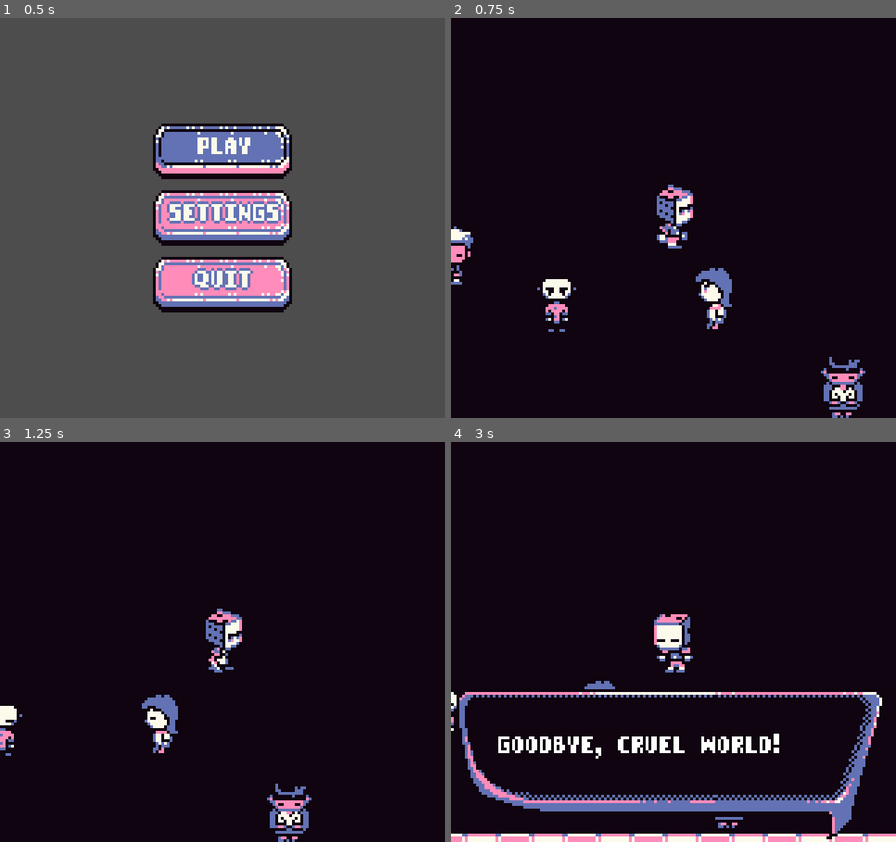
Above: before the commit, frames 1-4 (two rows, left to right).
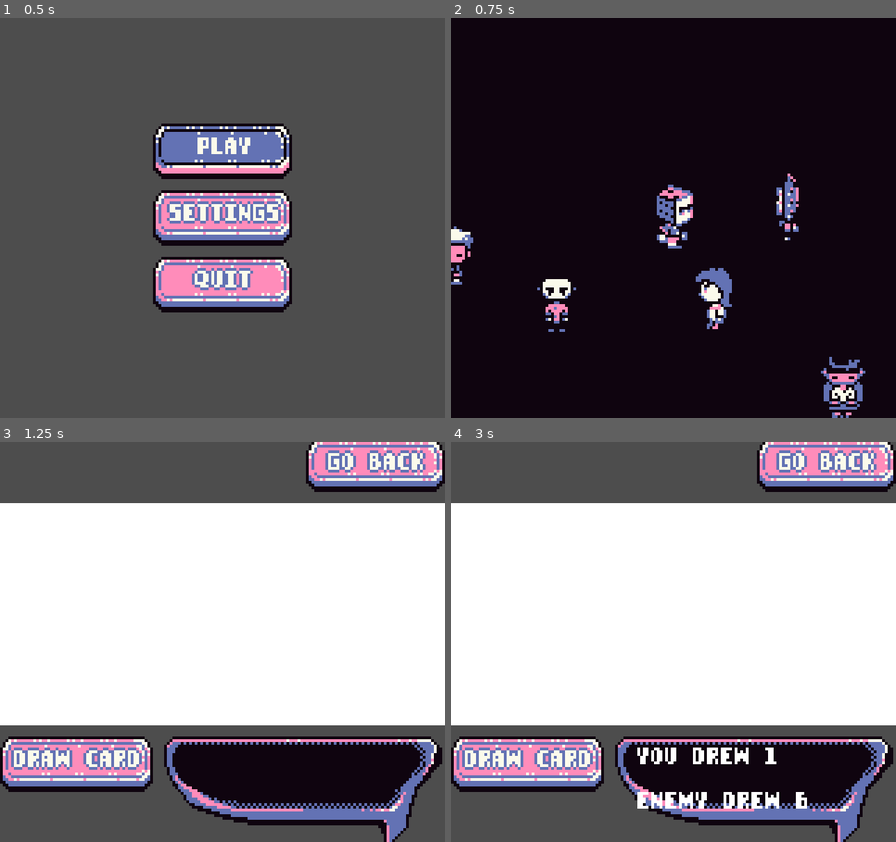
Above: after the commit, the same moments.

Repository: 0xspiderr/gbjam13_gamejam
Game: Godot game, scene res://ui/menus/main_menu.tscn
Two runs of this game, one before a commit and one after it. Both use one fixed random seed, a clock stepped at 60 frames per second and the inputs below.
Inputs:
- Up to frame 1 (0.5 s): no input
- Up to frame 2 (0.75 s): tap Enter at 0.5 s; hold D (right) from 0.53 s (still down); hold Space (interact) from 0.53 s (still down)
- Up to frame 3 (1.25 s): keep holding D (right); keep holding Space (interact)
- Up to frame 4 (3 s): release D (right) at 1.28 s; release Space (interact) at 1.28 s; hold S (down) 1.28-2.03 s; tap Space (interact) at 1.35, 2.85 s; hold D (right) 2.03-2.78 s; hold Space (interact) 2.03-2.78 s; hold W (up) from 2.78 s (still down)

Frame 1 is identical in both runs. In frame 2, 0.4% of the frame differs, in the area x 73-79%, y 38-56%; in frame 3, 89%; in frame 4, 91%, in the area x 0-100%, y 0-100%.

Commit message:
ai enemy patrol and chase player work, need to implement waiting between patrols

Diff:
--- a/scenes/enemy/enemy.gd
+++ b/scenes/enemy/enemy.gd
@@ -1,5 +1,13 @@
 class_name Enemy
 extends CharacterBody2D
+
+
+enum State
+{
+	WAIT = 0,
+	PATROL = 1,
+	CHASE = 2
+}
 
 
 # use resources for enemies, that way this enemy script
@@ -7,20 +15,22 @@
 @export var enemy_stats: EnemyStats
 @onready var enemy_sprite: AnimatedSprite2D = $EnemySprite
 @onready var patrol_timer: Timer = $PatrolTimer
+@onready var wait_timer: Timer = $WaitTimer
 @onready var area_detection_component: AreaDetectionComponent = $AreaDetectionComponent
 
-
+@export var _player: Player = null
+var current_state: State = State.PATROL
 var _speed: int = 0
 var _max_health: int = 0
 var _current_health: int = 0
 var _directions: Array[Vector2] = [Vector2(1, 0), Vector2(-1, 0), \
 Vector2(0, 1), Vector2(0, -1)]
 var _enemy_dir: Vector2 = Vector2.ZERO
-var _is_colliding: bool = false
 
 
 func _ready() -> void:
 	_enemy_stats_setup()
+	patrol_timer.start()
 
 
 func _physics_process(delta: float) -> void:
@@ -29,7 +39,7 @@
 		enemy_sprite.play(&"idle")
 		return
 
-	velocity = _enemy_dir * _speed
+	_do_state_action()
 	_play_animation()
 	move_and_slide()
 
@@ -46,10 +56,6 @@
 
 
 func _play_animation() -> void:
-	if _is_colliding:
-		enemy_sprite.play(&"idle")
-		return
-
 	var enemy_dir_len: float = _enemy_dir.length()
 
 	if enemy_dir_len == 0:
@@ -65,10 +71,54 @@
 
 
 func _patrol() -> void:
+	velocity = _enemy_dir * _speed
+
+
+func _on_patrol_timer_timeout() -> void:
 	randomize()
 	var index = randi_range(0, 3)
 	_enemy_dir = _directions[index]
+	_change_state(State.PATROL)
 
 
-func _on_patrol_timer_timeout() -> void:
-	_patrol()
+func _change_state(new_state: State) -> void:
+	current_state = new_state
+
+
+func _on_chase_player_area_body_entered(body: Node2D) -> void:
+	if body is Player:
+		patrol_timer.stop()
+		_change_state(State.CHASE)
+
+
+func _on_chase_player_area_body_exited(body: Node2D) -> void:
+	if body is Player:
+		patrol_timer.start()
+
+
+func _do_state_action() -> void:
+	match current_state:
+		State.PATROL:
+			_patrol()
+		State.CHASE:
+			_chase_player()
+		State.WAIT:
+			pass
+		_:
+			pass
+
+
+func _chase_player() -> void:
+	var dir = round(position.direction_to(_player.position))
+
+	if abs(dir.x) >= abs(dir.y):
+		_enemy_dir = Vector2(dir.x, 0)
+	else:
+		_enemy_dir = Vector2(0, dir.y)
+	velocity = _enemy_dir * (_speed + 25)
+
+
+func _on_wait_timer_timeout() -> void:
+	_change_state(State.WAIT)
+	velocity = Vector2.ZERO
+	patrol_timer.start()
--- a/scenes/enemy/enemy.tscn
+++ b/scenes/enemy/enemy.tscn
@@ -1,9 +1,12 @@
-[gd_scene load_steps=4 format=3 uid="uid://cp6enqfwfeyu7"]
+[gd_scene load_steps=5 format=3 uid="uid://cp6enqfwfeyu7"]
 
 [ext_resource type="Script" uid="uid://d1nyum16d6ixl" path="res://scenes/enemy/enemy.gd" id="1_40wdo"]
 [ext_resource type="PackedScene" uid="uid://v3kgvdsj8d8i" path="res://components/area_detection_component/area_detection_component.tscn" id="2_a3pup"]
 
 [sub_resource type="RectangleShape2D" id="RectangleShape2D_4a83h"]
+
+[sub_resource type="CircleShape2D" id="CircleShape2D_a3pup"]
+radius = 50.0
 
 [node name="Enemy" type="CharacterBody2D"]
 script = ExtResource("1_40wdo")
@@ -14,12 +17,23 @@
 shape = SubResource("RectangleShape2D_4a83h")
 
 [node name="AreaDetectionComponent" parent="." instance=ExtResource("2_a3pup")]
-scale = Vector2(1.5, 1.47)
+scale = Vector2(1.2, 1.198)
+
+[node name="ChasePlayerArea" type="Area2D" parent="."]
+
+[node name="CollisionShape2D" type="CollisionShape2D" parent="ChasePlayerArea"]
+shape = SubResource("CircleShape2D_a3pup")
 
 [node name="PatrolTimer" type="Timer" parent="."]
-wait_time = 2.0
-autostart = true
+wait_time = 3.0
 
+[node name="WaitTimer" type="Timer" parent="."]
+wait_time = 1.5
+one_shot = true
+
+[connection signal="body_entered" from="ChasePlayerArea" to="." method="_on_chase_player_area_body_entered"]
+[connection signal="body_exited" from="ChasePlayerArea" to="." method="_on_chase_player_area_body_exited"]
 [connection signal="timeout" from="PatrolTimer" to="." method="_on_patrol_timer_timeout"]
+[connection signal="timeout" from="WaitTimer" to="." method="_on_wait_timer_timeout"]
 
 [editable path="AreaDetectionComponent"]
--- a/scenes/levels/level0.tscn
+++ b/scenes/levels/level0.tscn
@@ -371,9 +371,10 @@
 
 [node name="Enemies" type="Node2D" parent="."]
 
-[node name="Enemy" parent="Enemies" instance=ExtResource("2_hghvf")]
-position = Vector2(174, 186)
+[node name="Enemy" parent="Enemies" node_paths=PackedStringArray("_player") instance=ExtResource("2_hghvf")]
+position = Vector2(140, 68)
 enemy_stats = ExtResource("16_ng1gw")
+_player = NodePath("../../Player")
 
 [node name="Player" parent="." instance=ExtResource("1_cperm")]
 position = Vector2(80, 72)
